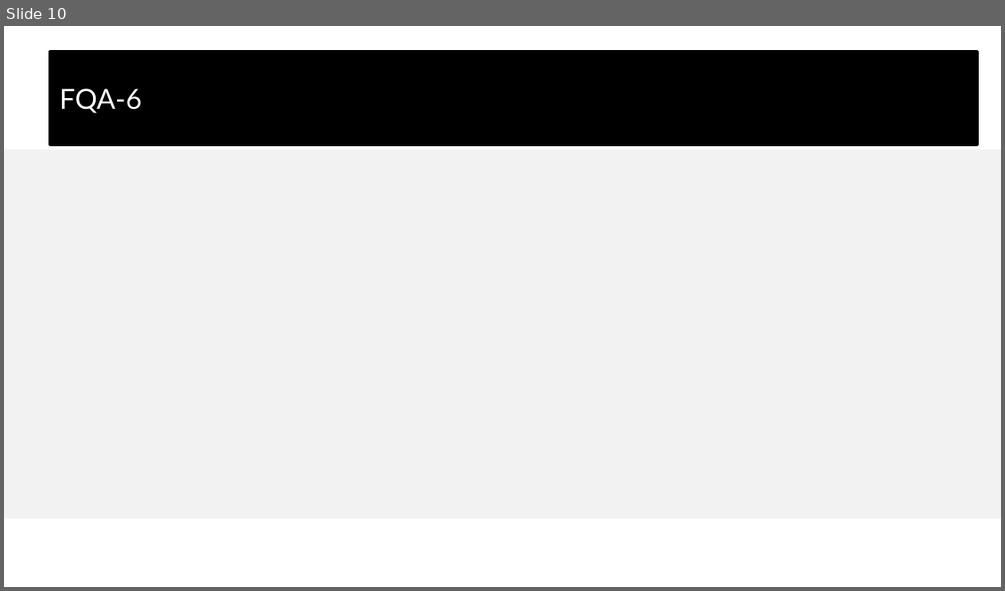
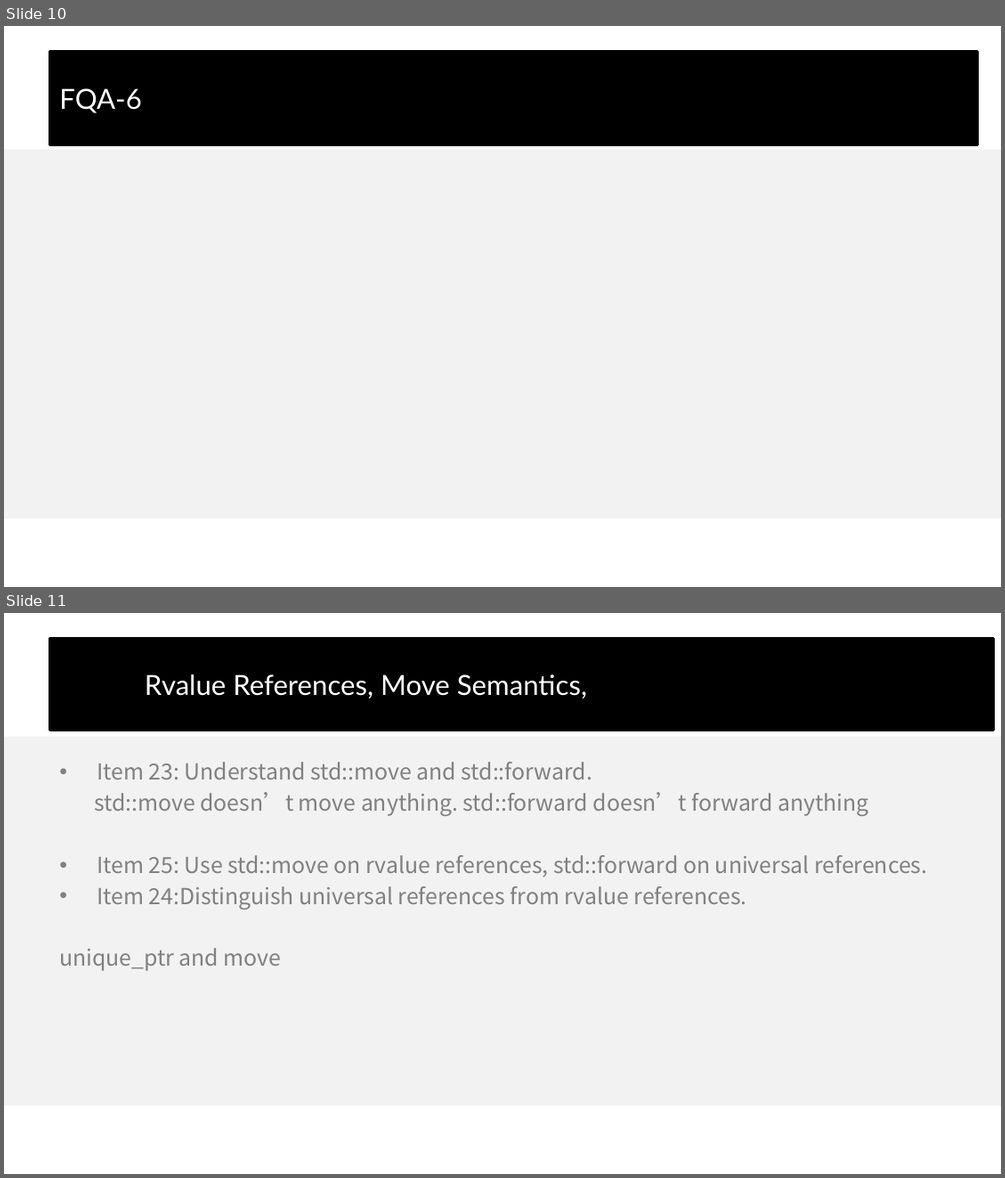
Before and after one commit to wangcy6/weekly, a slide deck: KM/ppt/2020/2019_c++_full.pptx. Shown one above the other, each under a label of ours: slide 10 before the commit, slides 10 and 11 after it. The pictures are 1005x591 and 1005x1178 pixels, drawn with LibreOffice and Linux fonts; fonts in the diff are those of the drawing; background and template pictures are left out. Boxes give left, top, right and bottom in pixels: in the first picture for what was removed or moved away, otherwise in the second. Text is boxed around its words. In the diff, an @@ line names an element or a change of style, - is before the commit and + after.

```diff
--- a/KM/ppt/2020/2019_c++_full.pptx
+++ b/KM/ppt/2020/2019_c++_full.pptx
@@ slide 11 added at (4,613,1001,1174), background #FFFFFF; not listed: 1 template element that a slide beside it also shows @@
@@ title added at (50,638,994,730), fill #000000, outline #000000 2 pt, 20 pt, text #FFFFFF @@
+Rvalue References, Move Semantics,
@@ text added at (59,762,927,971), 16 pt, text #808080 @@
+• Item 23: Understand std::move and std::forward.
+std::move doesn’t move anything. std::forward doesn’t forward anything
+• Item 25: Use std::move on rvalue references, std::forward on universal references.
+• Item 24:Distinguish universal references from rvalue references.
+unique_ptr and move
```
Also in this commit, not shown: 2 other slides added, 7 other files.
